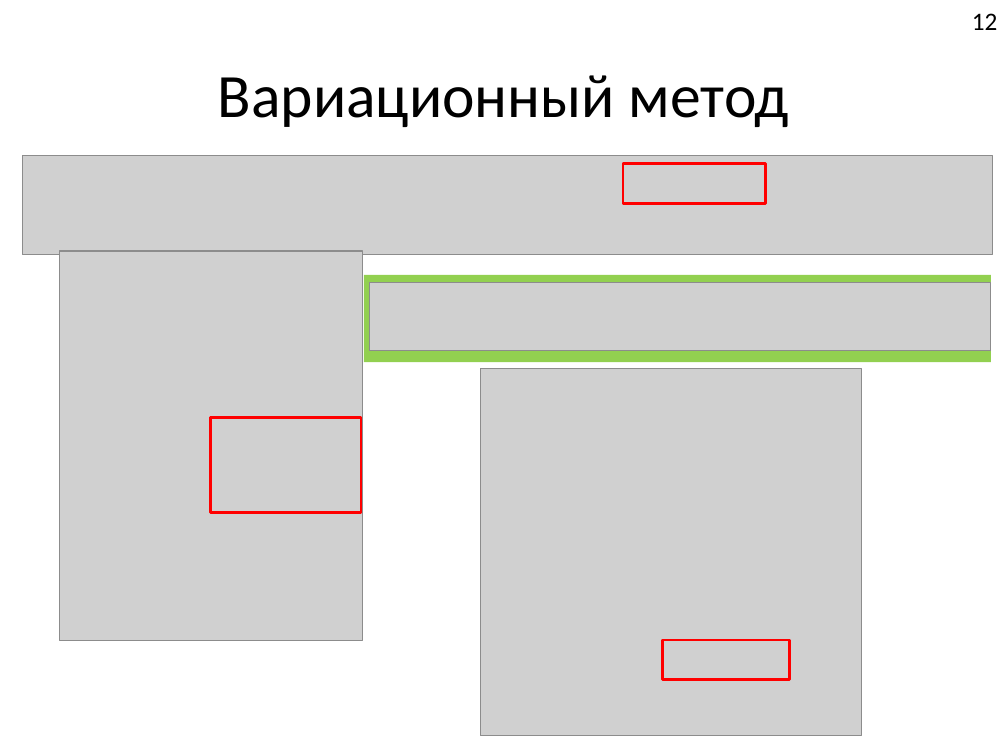
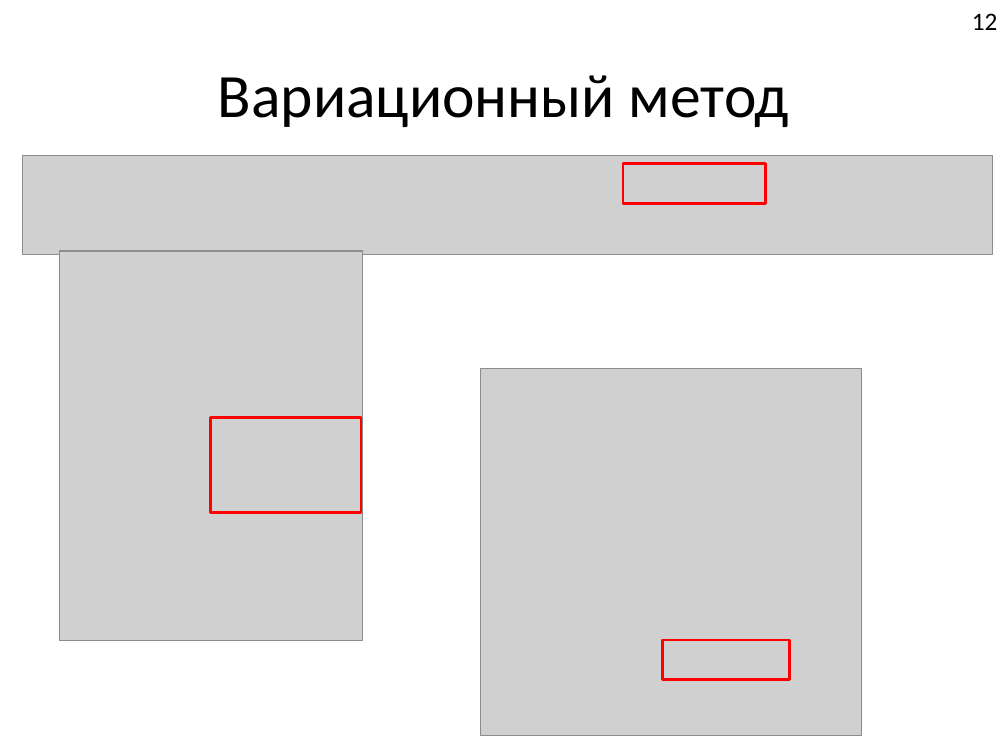
Before and after one commit to FeelUsM/zadrotstvo1, a slide deck: slide 12 of LaTeX-поделки/Системы спинов 1.pptx. Drawn at 1008x756 pixels with LibreOffice and Linux fonts; fonts in the diff are those of the drawing; grey boxes stand for pictures. Boxes give left, top, right and bottom in pixels: in the first picture for what was removed or moved away, otherwise in the second. Text is boxed around its words. In the diff, an @@ line names an element or a change of style, - is before the commit and + after.

```diff
--- a/LaTeX-поделки/Системы спинов 1.pptx
+++ b/LaTeX-поделки/Системы спинов 1.pptx
@@ rectangle removed at [364, 275, 991, 363] @@
@@ picture removed at [369, 283, 991, 351] @@
```
Also in this commit, not shown: 3 other slides changed, 1 slide removed, 3 other files.
